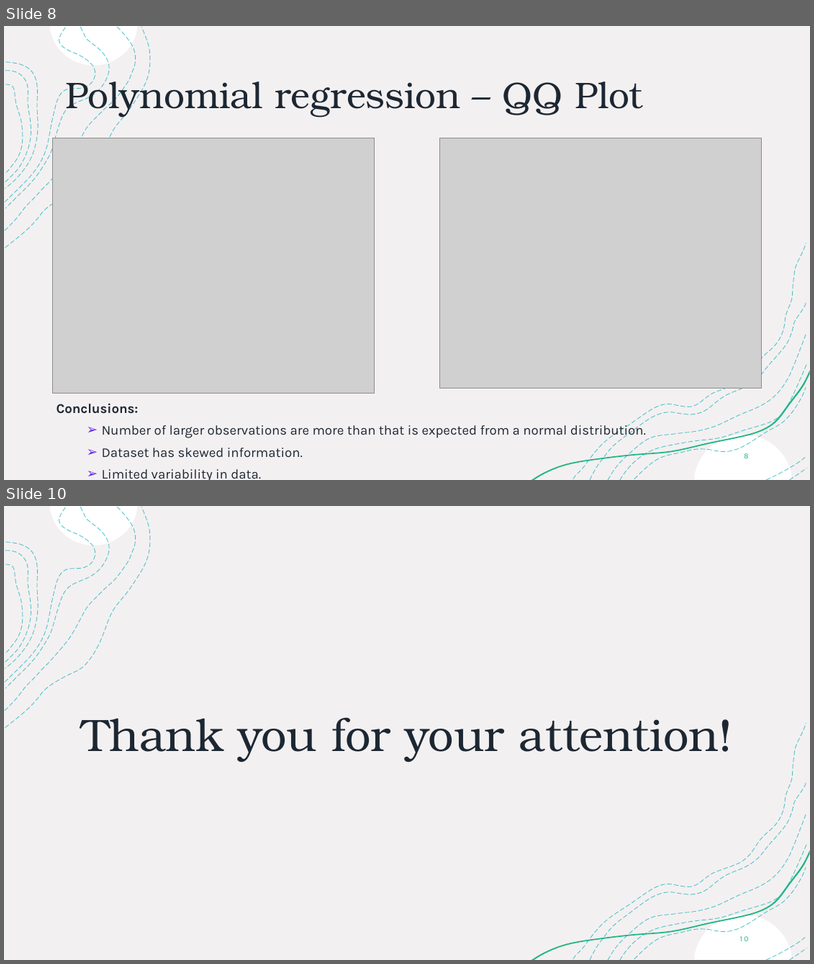
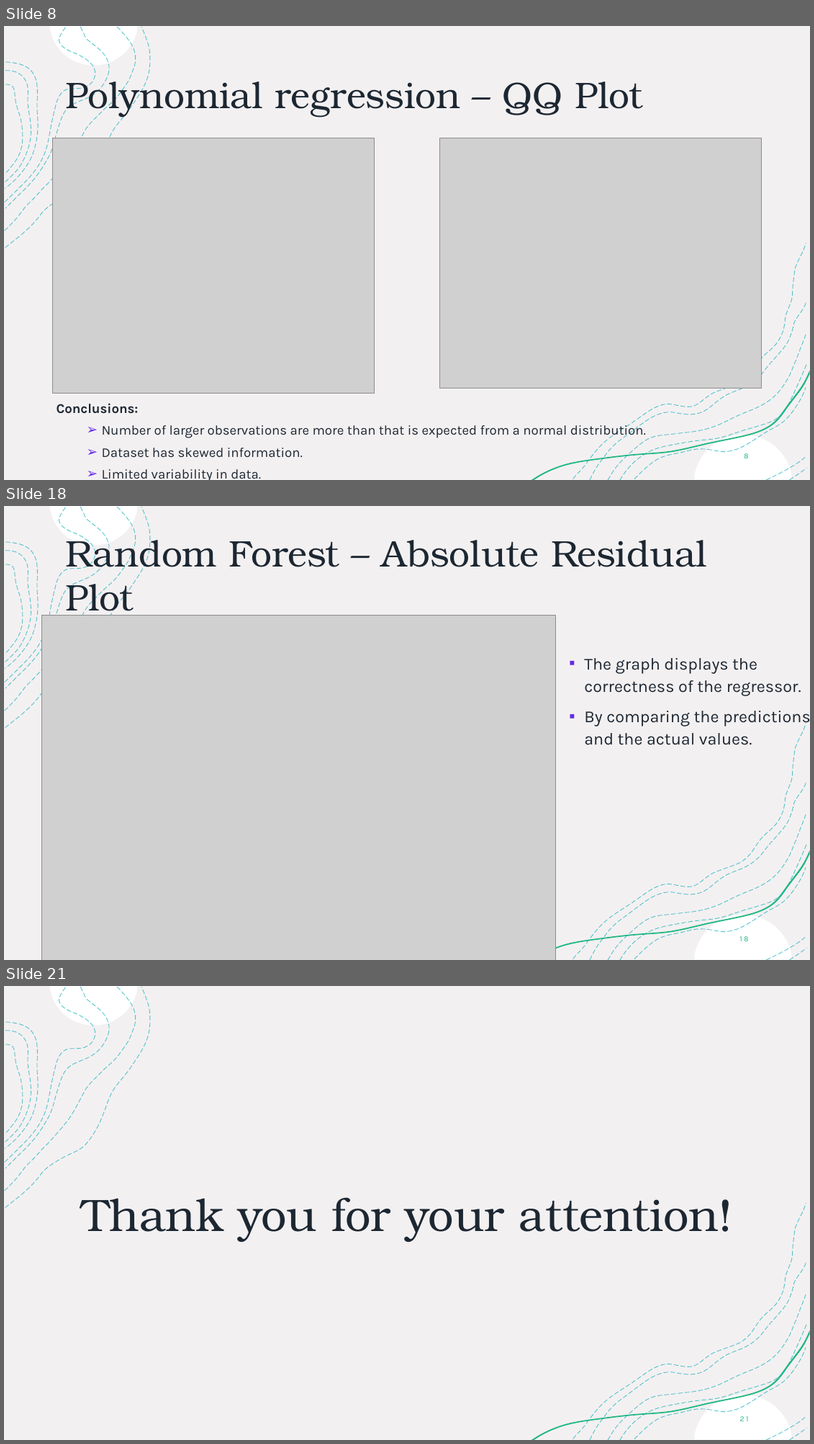
Before and after one commit to joss-thu/MLProj-GermanAirFares, a slide deck: ML-Project.pptx. Shown one above the other, each under a label of ours: slides 8 and 10 before the commit, slides 8, 18 and 21 after it; the slides between them are not shown. The pictures are 814x964 and 814x1444 pixels, drawn with LibreOffice and Linux fonts; fonts in the diff are those of the drawing; grey boxes stand for pictures. Boxes give left, top, right and bottom in pixels: in the first picture for what was removed or moved away, otherwise in the second. Text is boxed around its words. In the diff, an @@ line names an element or a change of style, - is before the commit and + after.

Commit message:
KNN regressor in presentation, points addedin conclusion slide.

```diff
--- a/ML-Project.pptx
+++ b/ML-Project.pptx
@@ slide 18 added at [4,506,810,960], background #FFFFFF; not listed: 18 template elements that a slide beside it also shows @@
@@ title added at [65,531,707,615], 44 pt, text #1C2732 @@
+Random Forest – Absolute Residual Plot
@@ picture added at [41,615,556,960] @@
@@ text added at [584,658,810,745], 20 pt, text #1C2732 @@
+▪ The graph displays the correctness of the regressor.
+▪ By comparing the predictions and the actual values.
@@ page number added at [740,936,748,941], 9 pt, text #21B782 @@
+18
@@ what was slide 10 is now slide 21 @@
@@ page number at [741,1416,749,1421]: text changed @@
-10
+21
```
Also in this commit, not shown: 1 slide changed, 11 other slides added, 1 slide removed, 2 other files.
